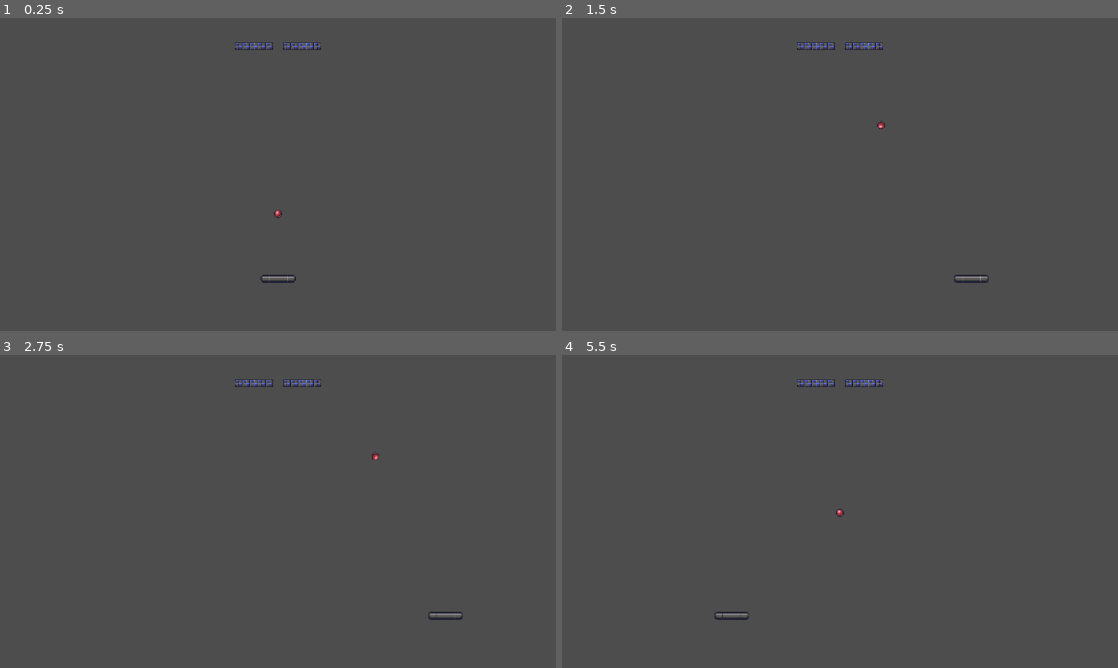
Above: before the commit, frames 1-4 (two rows, left to right).
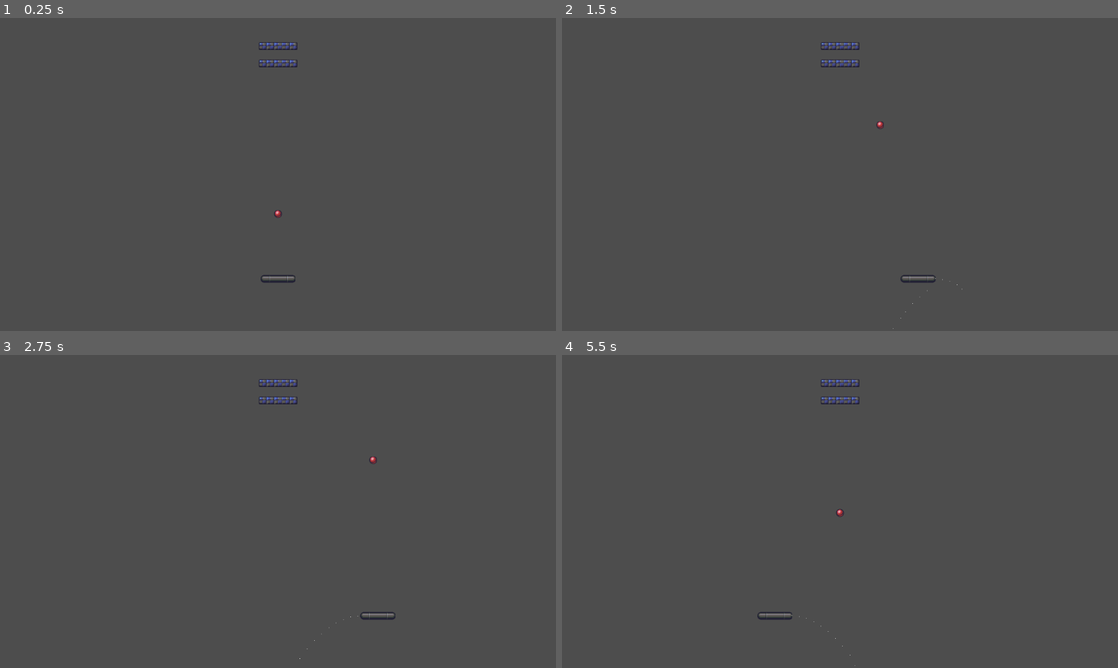
Above: after the commit, the same moments.

Repository: Salsardine/tp-casse-briques
Game: Godot game, scene res://main.tscn
Same seed, same stepped clock (60 frames per second), same inputs: the game is played once before the commit and once after it.
Inputs:
- Up to frame 1 (0.25 s): no input
- Up to frame 2 (1.5 s): tap Enter at 0.5 s; hold Right (p1_right) 0.53-1.28 s; hold Left (p1_left) from 1.28 s (still down)
- Up to frame 3 (2.75 s): release Left (p1_left) at 2.03 s; hold Right (p1_right) from 2.03 s (still down)
- Up to frame 4 (5.5 s): release Right (p1_right) at 3.53 s; hold Left (p1_left) 3.53-4.25 s; click "Rejouer" at 4.25 s; tap Space at 5 s; hold Left (p1_left) from 5.03 s (still down)

The runs differ from the first frame. In frame 1, 0.4% of the frame differs, in the area x 42-58%, y 7-85%; in frame 2, 0.6%; in frame 3, 0.6%, in the area x 42-84%, y 7-98%; in frame 4, 0.6%.

Commit message:
Ajout de particules et animation

Diff:
--- a/balle/balle.tscn
+++ b/balle/balle.tscn
@@ -15,6 +15,7 @@
 
 [node name="Balle" type="RigidBody2D" unique_id=372926582]
 physics_material_override = SubResource("PhysicsMaterial_8wwvb")
+lock_rotation = true
 script = ExtResource("1_50dfo")
 
 [node name="Sprite2D" type="Sprite2D" parent="." unique_id=1603541661]
@@ -31,4 +32,4 @@
 
 [node name="AudioBrique" type="AudioStreamPlayer2D" parent="." unique_id=769794826]
 stream = ExtResource("3_jdfn4")
-volume_db = -10.0
+volume_db = -5.0
--- a/balle/control_balle.gd
+++ b/balle/control_balle.gd
@@ -23,3 +23,4 @@
 
 	elif body.is_in_group("brique"):
 		$AudioBrique.play()
+		body.detruire()
--- a/brique/brique.gd
+++ b/brique/brique.gd
@@ -2,10 +2,9 @@
 
 signal detruite
 
-func _ready() -> void:
-	$Area2D.body_entered.connect(_on_area_body_entered)
-
-func _on_area_body_entered(body: Node) -> void:
-	if body.is_in_group("balle"):
-		detruite.emit()
-		queue_free()
+func detruire() -> void:
+	detruite.emit()
+	$CollisionShape2D.set_deferred("disabled", true)
+	$AnimationPlayer.play("rotation")
+	await $AnimationPlayer.animation_finished
+	queue_free()
--- a/brique/brique.tscn
+++ b/brique/brique.tscn
@@ -3,11 +3,93 @@
 [ext_resource type="Texture2D" uid="uid://by5vsukftdem3" path="res://brique/skin_brique.tres" id="1_gmbj6"]
 [ext_resource type="Script" uid="uid://371h11k4wjml" path="res://brique/brique.gd" id="1_y8g86"]
 
-[sub_resource type="RectangleShape2D" id="RectangleShape2D_5vj2c"]
-size = Vector2(80, 16)
+[sub_resource type="CapsuleShape2D" id="CapsuleShape2D_3cipq"]
+radius = 8.0
+height = 80.0
 
-[sub_resource type="RectangleShape2D" id="RectangleShape2D_vo4pk"]
-size = Vector2(80, 16)
+[sub_resource type="Animation" id="Animation_y8g86"]
+length = 0.001
+tracks/0/type = "value"
+tracks/0/imported = false
+tracks/0/enabled = true
+tracks/0/path = NodePath("Sprite2D:self_modulate")
+tracks/0/interp = 1
+tracks/0/loop_wrap = true
+tracks/0/keys = {
+"times": PackedFloat32Array(0),
+"transitions": PackedFloat32Array(1),
+"update": 0,
+"values": [Color(1, 1, 1, 1)]
+}
+tracks/1/type = "value"
+tracks/1/imported = false
+tracks/1/enabled = true
+tracks/1/path = NodePath("Sprite2D:rotation")
+tracks/1/interp = 1
+tracks/1/loop_wrap = true
+tracks/1/keys = {
+"times": PackedFloat32Array(0),
+"transitions": PackedFloat32Array(1),
+"update": 0,
+"values": [0.0]
+}
+tracks/2/type = "value"
+tracks/2/imported = false
+tracks/2/enabled = true
+tracks/2/path = NodePath("Sprite2D:scale")
+tracks/2/interp = 1
+tracks/2/loop_wrap = true
+tracks/2/keys = {
+"times": PackedFloat32Array(0),
+"transitions": PackedFloat32Array(1),
+"update": 0,
+"values": [Vector2(1, 1)]
+}
+
+[sub_resource type="Animation" id="Animation_x53v1"]
+resource_name = "rotation"
+tracks/0/type = "value"
+tracks/0/imported = false
+tracks/0/enabled = true
+tracks/0/path = NodePath("Sprite2D:self_modulate")
+tracks/0/interp = 1
+tracks/0/loop_wrap = true
+tracks/0/keys = {
+"times": PackedFloat32Array(0, 1),
+"transitions": PackedFloat32Array(1, 1),
+"update": 0,
+"values": [Color(1, 1, 1, 1), Color(1, 1, 1, 0)]
+}
+tracks/1/type = "value"
+tracks/1/imported = false
+tracks/1/enabled = true
+tracks/1/path = NodePath("Sprite2D:rotation")
+tracks/1/interp = 1
+tracks/1/loop_wrap = true
+tracks/1/keys = {
+"times": PackedFloat32Array(0, 1),
+"transitions": PackedFloat32Array(1, 1),
+"update": 0,
+"values": [-6.283185307179586, 6.283185307179586]
+}
+tracks/2/type = "value"
+tracks/2/imported = false
+tracks/2/enabled = true
+tracks/2/path = NodePath("Sprite2D:scale")
+tracks/2/interp = 1
+tracks/2/loop_wrap = true
+tracks/2/keys = {
+"times": PackedFloat32Array(0, 0.5, 1),
+"transitions": PackedFloat32Array(1, 1, 1),
+"update": 0,
+"values": [Vector2(1, 1), Vector2(10, 10), Vector2(1, 1)]
+}
+
+[sub_resource type="AnimationLibrary" id="AnimationLibrary_8dwun"]
+_data = {
+&"RESET": SubResource("Animation_y8g86"),
+&"rotation": SubResource("Animation_x53v1")
+}
 
 [node name="Brique" type="StaticBody2D" unique_id=418081115 groups=["brique"]]
 script = ExtResource("1_y8g86")
@@ -16,9 +98,8 @@
 texture = ExtResource("1_gmbj6")
 
 [node name="CollisionShape2D" type="CollisionShape2D" parent="." unique_id=1557399275]
-shape = SubResource("RectangleShape2D_5vj2c")
+rotation = 4.712389
+shape = SubResource("CapsuleShape2D_3cipq")
 
-[node name="Area2D" type="Area2D" parent="." unique_id=1916708104]
-
-[node name="CollisionShape2D" type="CollisionShape2D" parent="Area2D" unique_id=1972953830]
-shape = SubResource("RectangleShape2D_vo4pk")
+[node name="AnimationPlayer" type="AnimationPlayer" parent="." unique_id=2092023388]
+libraries/ = SubResource("AnimationLibrary_8dwun")
--- a/fosse.gd
+++ b/fosse.gd
@@ -5,6 +5,6 @@
 
 func _on_body_entered(body: Node) -> void:
 	if body.is_in_group("balle"):
-		GameState.message_fin = "Vous avez perdu"
+		GameState.message_fin = "Vous avez perdu :("
 		GameState.victoire = false
 		get_tree().change_scene_to_file("res://restart/fin_de_partie.tscn")
--- a/main.gd
+++ b/main.gd
@@ -1,10 +1,10 @@
 extends Node2D
 
 @export var scene_brique : PackedScene
-@export var nb_colonnes = 2
-@export var nb_lignes = 1
+@export var nb_colonnes = 1
+@export var nb_lignes = 2
 @export var espacement_x = 20
-@export var espacement_y = 15
+@export var espacement_y = 20
 @export var marge_haut = 50
 
 var briques_restantes = 0
@@ -17,7 +17,7 @@
 	var taille_brique = brique_temp.get_node("CollisionShape2D").shape.get_rect().size
 	brique_temp.queue_free()
 
-	var largeur_totale = nb_colonnes * (taille_brique.x + espacement_x) - espacement_x
+	var largeur_totale = nb_colonnes * (taille_brique.y + espacement_x) - espacement_x
 	var marge_gauche = (get_viewport_rect().size.x - largeur_totale) / 2.0
 
 	briques_restantes = 0
@@ -25,8 +25,8 @@
 	for ligne in range(nb_lignes):
 		for colonne in range(nb_colonnes):
 			var brique = scene_brique.instantiate()
-			var x = marge_gauche + colonne * (taille_brique.x + espacement_x) + taille_brique.x / 2.0
-			var y = marge_haut + ligne * (taille_brique.y + espacement_y) + taille_brique.y / 2.0
+			var x = marge_gauche + colonne * (taille_brique.y + espacement_x) + taille_brique.y / 2.0
+			var y = marge_haut + ligne * (taille_brique.x + espacement_y) + taille_brique.x / 2.0
 			brique.position = Vector2(x, y)
 			brique.detruite.connect(_on_brique_detruite)
 			add_child(brique)
--- a/main.tscn
+++ b/main.tscn
@@ -33,28 +33,28 @@
 bounce = 1.0
 
 [sub_resource type="RectangleShape2D" id="RectangleShape2D_5vj2c"]
-size = Vector2(1226, 182)
+size = Vector2(1174.5, 39)
 
 [node name="Node2D" type="Node2D" unique_id=1399996452]
 script = ExtResource("1_1bvp3")
 scene_brique = ExtResource("4_1bvp3")
 
 [node name="Raquette" parent="." unique_id=1268785383 groups=["raquette"] instance=ExtResource("1_ig7tw")]
-position = Vector2(550, 528)
+position = Vector2(78, 88)
 motion_mode = 1
 
 [node name="MurGauche" type="StaticBody2D" parent="." unique_id=1972830955 groups=["bordure"]]
 physics_material_override = SubResource("PhysicsMaterial_b0id3")
 
 [node name="CollisionShape2D" type="CollisionShape2D" parent="MurGauche" unique_id=1523040296 groups=["bordure"]]
-position = Vector2(0, 549)
+position = Vector2(0, 133)
 shape = SubResource("WorldBoundaryShape2D_ig7tw")
 
 [node name="MurDroit" type="StaticBody2D" parent="." unique_id=32357416 groups=["bordure"]]
 physics_material_override = SubResource("PhysicsMaterial_h2yge")
 
 [node name="CollisionShape2D" type="CollisionShape2D" parent="MurDroit" unique_id=1580133652 groups=["bordure"]]
-position = Vector2(1153, 549)
+position = Vector2(1154, 117)
 shape = SubResource("WorldBoundaryShape2D_5vj2c")
 
 [node name="Plafond" type="StaticBody2D" parent="." unique_id=96262344 groups=["bordure"]]
@@ -62,10 +62,11 @@
 physics_material_override = SubResource("PhysicsMaterial_1bvp3")
 
 [node name="CollisionShape2D" type="CollisionShape2D" parent="Plafond" unique_id=358308072 groups=["bordure"]]
+position = Vector2(-216, 0)
 shape = SubResource("WorldBoundaryShape2D_vo4pk")
 
 [node name="Balle" parent="." unique_id=372926582 groups=["balle"] instance=ExtResource("2_0xm2m")]
-position = Vector2(547, 394)
+position = Vector2(75, 58)
 physics_material_override = SubResource("PhysicsMaterial_0xm2m")
 gravity_scale = 0.0
 
@@ -73,10 +74,11 @@
 script = ExtResource("3_h2yge")
 
 [node name="CollisionShape2D" type="CollisionShape2D" parent="Fosse" unique_id=391886745]
-position = Vector2(572, 740)
+position = Vector2(578.75, 668)
 shape = SubResource("RectangleShape2D_5vj2c")
 
 [node name="Musique Fond" type="AudioStreamPlayer2D" parent="." unique_id=615367823]
 stream = ExtResource("6_7mycd")
+volume_db = 2.0
 autoplay = true
 script = ExtResource("7_272bh")
--- a/project.godot
+++ b/project.godot
@@ -21,8 +21,10 @@
 
 [display]
 
-window/stretch/mode="canvas_items"
-window/stretch/aspect="expand"
+window/size/mode=2
+window/size/borderless=true
+window/stretch/mode="viewport"
+window/stretch/scale_mode="integer"
 
 [input]
 
--- a/raquette/control_joueur.gd
+++ b/raquette/control_joueur.gd
@@ -1,6 +1,6 @@
 extends CharacterBody2D
 
-@export var vitesse = 500
+@export var vitesse = 300
 
 var position_y_fixe : float
 
@@ -27,6 +27,10 @@
 	else:
 		$AudioDeplacement.stop()
 
+	$ParticulesGauche.emitting = (direction == 1)
+	$ParticulesDroite.emitting = (direction == -1)
+
+
 	for i in get_slide_collision_count():
 		var collision = get_slide_collision(i)
 		var collider = collision.get_collider()
--- a/raquette/raquette.tscn
+++ b/raquette/raquette.tscn
@@ -25,3 +25,13 @@
 
 [node name="AudioMurRaquette" type="AudioStreamPlayer2D" parent="." unique_id=231168209]
 stream = ExtResource("3_rdu13")
+
+[node name="ParticulesGauche" type="CPUParticles2D" parent="." unique_id=1754347107]
+position = Vector2(-36, 0)
+emitting = false
+amount = 20
+
+[node name="ParticulesDroite" type="CPUParticles2D" parent="." unique_id=237398666]
+position = Vector2(36, 0)
+emitting = false
+amount = 20
--- a/restart/fin_de_partie.tscn
+++ b/restart/fin_de_partie.tscn
@@ -3,6 +3,15 @@
 [ext_resource type="Script" uid="uid://gjo0vt1n71dj" path="res://restart/restart.gd" id="1_mlrm0"]
 [ext_resource type="AudioStream" uid="uid://caer1r0qo2b3g" path="res://assets/Rick Astley - Never Gonna Give You Up (Official Music Video).mp3" id="2_7el0v"]
 [ext_resource type="AudioStream" uid="uid://u5qj4iier84o" path="res://assets/The Price is Right Losing Horn - Sound Effect (HD).mp3" id="3_dht0s"]
+
+[sub_resource type="GDScript" id="GDScript_vqg6r"]
+script/source = "extends Label
+
+
+func _ready() -> void:
+	position.x = get_viewport_rect().size.x / 2
+	position.y = get_viewport_rect().size.y - get_viewport_rect().size.y / 2
+"
 
 [sub_resource type="GDScript" id="GDScript_tffrh"]
 script/source = "extends Button
@@ -13,50 +22,58 @@
 	position.y = get_viewport_rect().size.y - get_viewport_rect().size.y / 6
 "
 
-[sub_resource type="GDScript" id="GDScript_vqg6r"]
-script/source = "extends Label
-
-
-func _ready() -> void:
-	position.x = get_viewport_rect().size.x / 2
-	position.y = get_viewport_rect().size.y - get_viewport_rect().size.y / 2
-"
-
 [node name="Control" type="Control" unique_id=1591087864]
 layout_mode = 3
-anchors_preset = 0
-offset_right = 40.0
-offset_bottom = 40.0
+anchors_preset = 15
+anchor_right = 1.0
+anchor_bottom = 1.0
+grow_horizontal = 2
+grow_vertical = 2
 script = ExtResource("1_mlrm0")
 
 [node name="ColorRect" type="ColorRect" parent="." unique_id=1953666840]
-layout_mode = 0
-offset_right = 1152.0
-offset_bottom = 648.0
+layout_mode = 1
+anchors_preset = -1
+anchor_right = 1.0
+anchor_bottom = 1.0
+grow_horizontal = 2
+grow_vertical = 2
 color = Color(0, 0, 0, 1)
+metadata/_edit_use_anchors_ = true
+
+[node name="Label" type="Label" parent="." unique_id=225120957]
+layout_mode = 1
+anchors_preset = 8
+anchor_left = 0.5
+anchor_top = 0.5
+anchor_right = 0.5
+anchor_bottom = 0.5
+offset_left = -0.5
+offset_top = -11.5
+offset_right = 0.5
+offset_bottom = 11.5
+grow_horizontal = 2
+grow_vertical = 2
+script = SubResource("GDScript_vqg6r")
 
 [node name="Button" type="Button" parent="." unique_id=62994720]
-layout_mode = 0
-offset_left = 21.0
-offset_top = 10.0
-offset_right = 185.0
-offset_bottom = 64.0
+layout_mode = 1
+anchors_preset = -1
+anchor_left = 0.4704861
+anchor_top = 0.8472222
+anchor_right = 0.5295139
+anchor_bottom = 0.9305556
+grow_horizontal = 2
+grow_vertical = 2
 text = "Rejouer"
 icon_alignment = 1
 vertical_icon_alignment = 2
 script = SubResource("GDScript_tffrh")
 
-[node name="Label" type="Label" parent="." unique_id=225120957]
-layout_mode = 0
-offset_top = 147.0
-offset_right = 43.0
-offset_bottom = 210.0
-horizontal_alignment = 1
-script = SubResource("GDScript_vqg6r")
-
 [node name="AudioVictoire" type="AudioStreamPlayer2D" parent="." unique_id=1624094797]
 stream = ExtResource("2_7el0v")
-pitch_scale = 1.47
+volume_db = 1.0
+pitch_scale = 1.3
 
 [node name="AudioDefaite" type="AudioStreamPlayer2D" parent="." unique_id=920275426]
 stream = ExtResource("3_dht0s")
